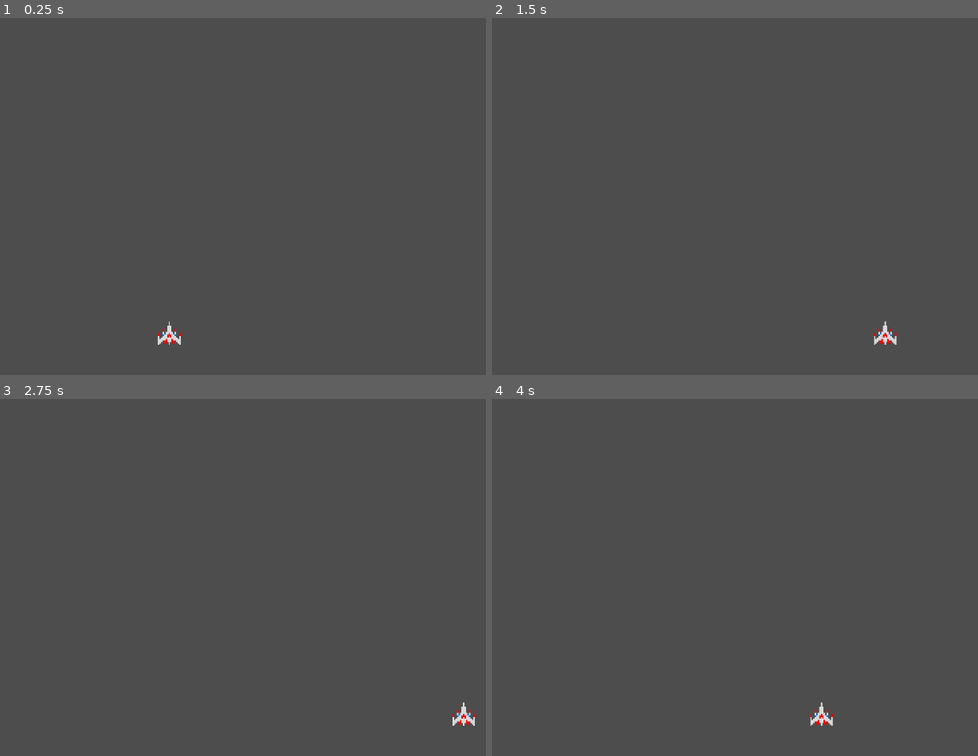
Above: before the commit, frames 1-4 (two rows, left to right).
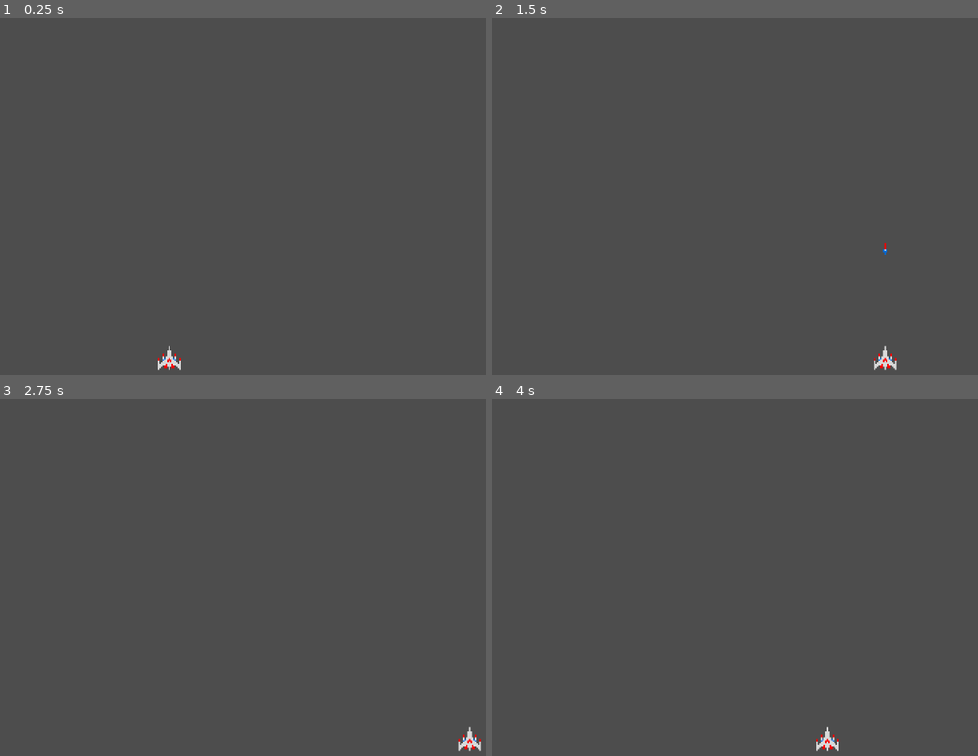
Above: after the commit, the same moments.

Repository: 16Byte/Galaclone
Game: Godot game, scene res://Scenes/Levels/level_1.tscn
Same seed, same stepped clock (60 frames per second), same inputs: the game is played once before the commit and once after it.
Inputs:
- Up to frame 1 (0.25 s): no input
- Up to frame 2 (1.5 s): tap Enter at 0.5 s; hold Right (ui_right) 0.53-1.28 s; hold Down (ui_down) from 1.28 s (still down)
- Up to frame 3 (2.75 s): tap Space at 2 s; release Down (ui_down) at 2.03 s; hold Right (ui_right) from 2.03 s (still down)
- Up to frame 4 (4 s): tap Enter at 2.75 s; tap Space at 3.5 s; release Right (ui_right) at 3.53 s; hold Left (ui_left) from 3.53 s (still down)

The runs differ from the first frame. In frame 1, 0.3% of the frame differs, in the area x 32-38%, y 84-99%; in frame 2, 0.3%, in the area x 78-84%, y 63-99%; in frame 3, 0.3%; in frame 4, 0.3%.

Commit message:
Added projectiles to the player. Ready for use by enemies as well

Diff:
--- a/Scenes/player.tscn
+++ b/Scenes/player.tscn
@@ -8,7 +8,9 @@
 
 [node name="Player" type="CharacterBody2D" unique_id=1089421597]
 script = ExtResource("1_cvnsp")
-bottom_offset = 26.665
+bottom_offset = 10.0
+side_margin = 12.0
+fire_position_offset = 15.0
 
 [node name="Visuals" type="Node2D" parent="." unique_id=1623277017]
 
@@ -16,6 +18,7 @@
 root_node = NodePath("../..")
 
 [node name="Sprite" type="Sprite2D" parent="Visuals" unique_id=245183729]
+z_index = 1
 texture_filter = 1
 texture = ExtResource("1_v0iea")
 offset = Vector2(0.5, -1.5)
--- /dev/null
+++ b/Scenes/projectile.gd
@@ -0,0 +1,12 @@
+extends Area2D
+
+var speed = 300
+var direction = 1
+
+@export var sprite: Sprite2D
+
+func _ready() -> void:
+	sprite.flip_v = true if direction == -1 else false
+
+func _process(delta: float) -> void:
+	position.y += speed * direction * delta
--- /dev/null
+++ b/Scenes/projectile.tscn
@@ -0,0 +1,23 @@
+[gd_scene format=3 uid="uid://bab5df6lx46lu"]
+
+[ext_resource type="Texture2D" uid="uid://dvtrxarn467hq" path="res://Assets/Art/Sprites/ammo_sheet.png" id="1_f8cdk"]
+[ext_resource type="Script" uid="uid://bqjceklblbxyn" path="res://Scenes/projectile.gd" id="1_yr2qt"]
+
+[sub_resource type="CapsuleShape2D" id="CapsuleShape2D_yr2qt"]
+radius = 1.5
+height = 8.2
+
+[node name="Projectile" type="Area2D" unique_id=1745853237 node_paths=PackedStringArray("sprite")]
+script = ExtResource("1_yr2qt")
+sprite = NodePath("Sprite")
+
+[node name="CollisionShape2D" type="CollisionShape2D" parent="." unique_id=1139205395]
+position = Vector2(0, 0.5)
+shape = SubResource("CapsuleShape2D_yr2qt")
+
+[node name="Sprite" type="Sprite2D" parent="." unique_id=1587703119]
+texture_filter = 1
+texture = ExtResource("1_f8cdk")
+offset = Vector2(0.5, 0.5)
+region_enabled = true
+region_rect = Rect2(1, 1, 16, 16)
--- a/Scripts/player_controller.gd
+++ b/Scripts/player_controller.gd
@@ -3,8 +3,10 @@
 @export var speed: float = 200.0
 @export var bottom_offset: float = 40.0
 @export var side_margin: float = 16.0
+@export var fire_position_offset: float = 5.0
 
 @onready var camera: Camera2D = $"../Camera"  # adjust path to your cam
+@onready var projectile = preload("res://Scenes/projectile.tscn")
 
 var screen_size: Vector2
 
@@ -24,6 +26,13 @@
 func _physics_process(delta: float) -> void:
 	var bounds = get_screen_bounds()
 
+	# firing logic
+	if Input.is_action_just_pressed("ui_down"):
+		var projectile_temp = projectile.instantiate()
+		projectile_temp.direction = -1
+		projectile_temp.position = Vector2(position.x, position.y - fire_position_offset)
+		get_tree().root.add_child(projectile_temp)
+
 	var input_dir: float = Input.get_axis("ui_left", "ui_right")
 	velocity.x = input_dir * speed
 	velocity.y = 0.0
Not shown, added: Scenes/projectile.gd.uid
